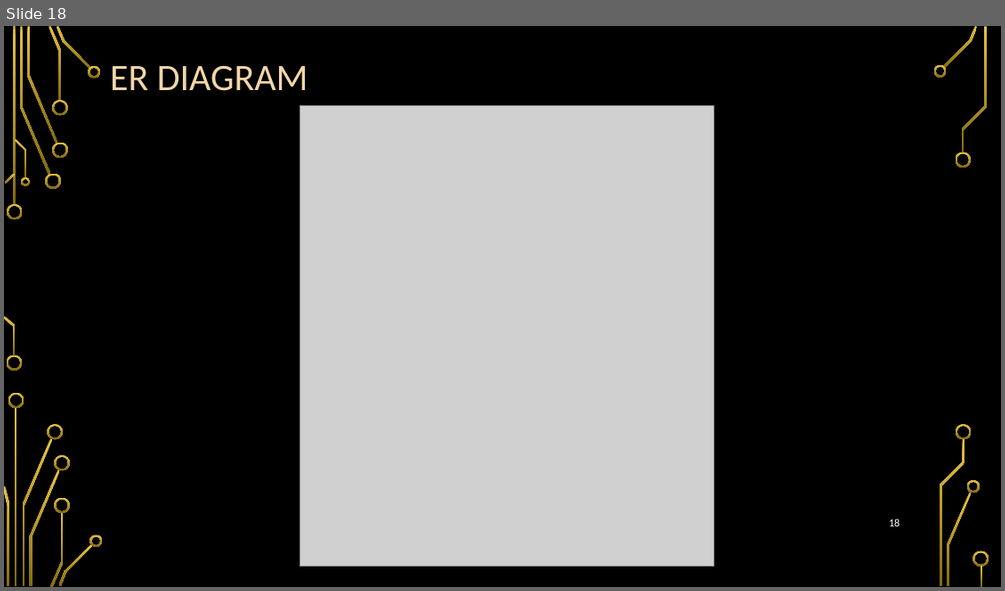
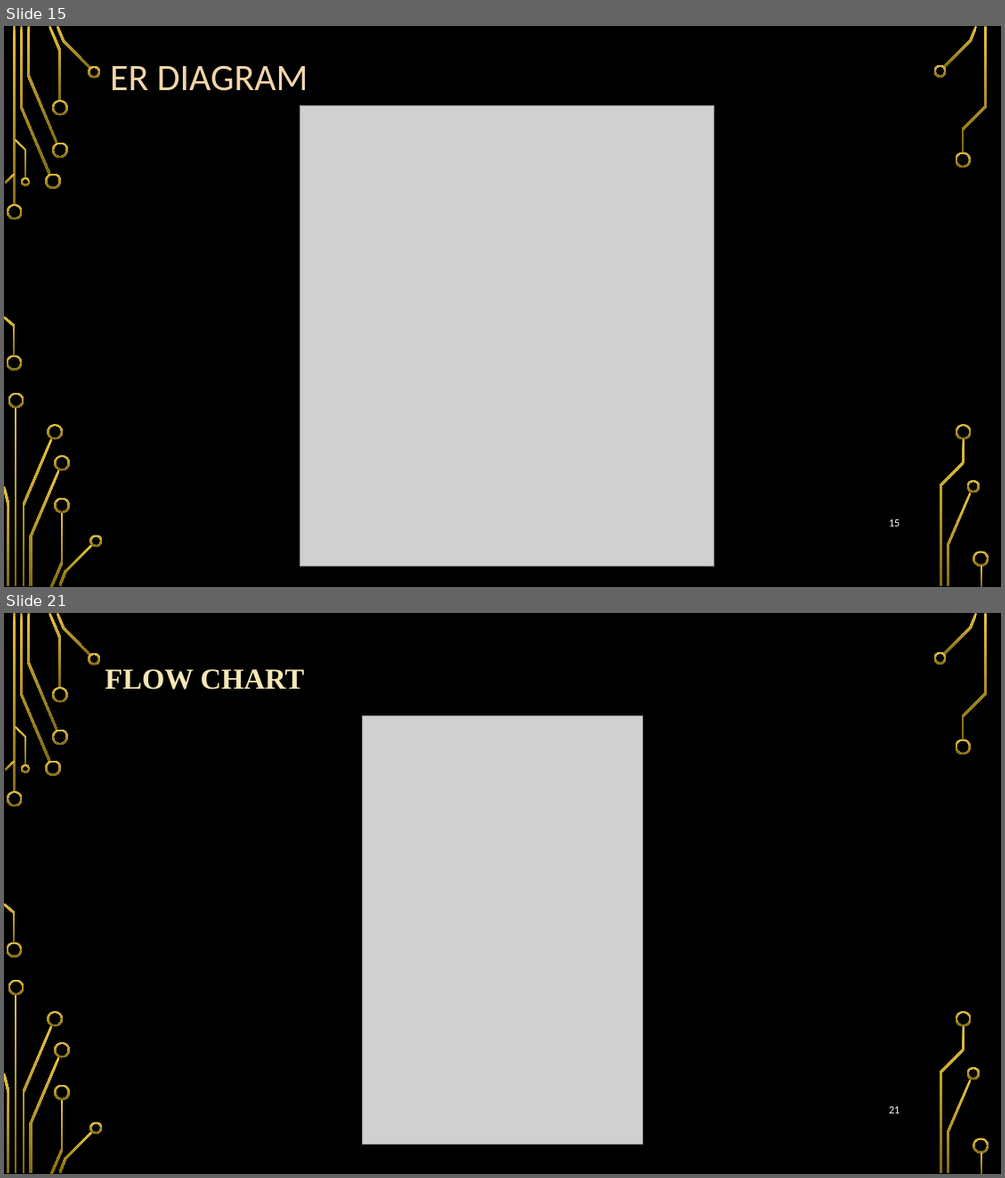
Before and after one commit to sarveshbhat/Clgproject-BCK, a slide deck: database ppt.pptx. Shown one above the other, each under a label of ours: slide 18 before the commit, slides 15 and 21 after it; the slides between them are not shown. The pictures are 1005x591 and 1005x1178 pixels, drawn with LibreOffice and Linux fonts; fonts in the diff are those of the drawing; grey boxes stand for pictures; background and template pictures are left out. Boxes give left, top, right and bottom in pixels: in the first picture for what was removed or moved away, otherwise in the second. Text is boxed around its words. In the diff, an @@ line names an element or a change of style, - is before the commit and + after.

```diff
--- a/database ppt.pptx
+++ b/database ppt.pptx
@@ slide 21 added at (4,613,1001,1174), background picture (left out); not listed: 36 template elements that a slide beside it also shows @@
@@ title added at (105,669,305,690), 28 pt, text #F5E7B4, bold @@
+FLOW CHART
@@ picture added at (362,715,643,1144) @@
@@ page number added at (889,1106,899,1113), 10.5 pt, text #FFFFFF @@
+21
@@ what was slide 18 is now slide 15 @@
```
Also in this commit, not shown: 3 slides changed, 25 other slides added, 5 slides removed, 16 other files.
